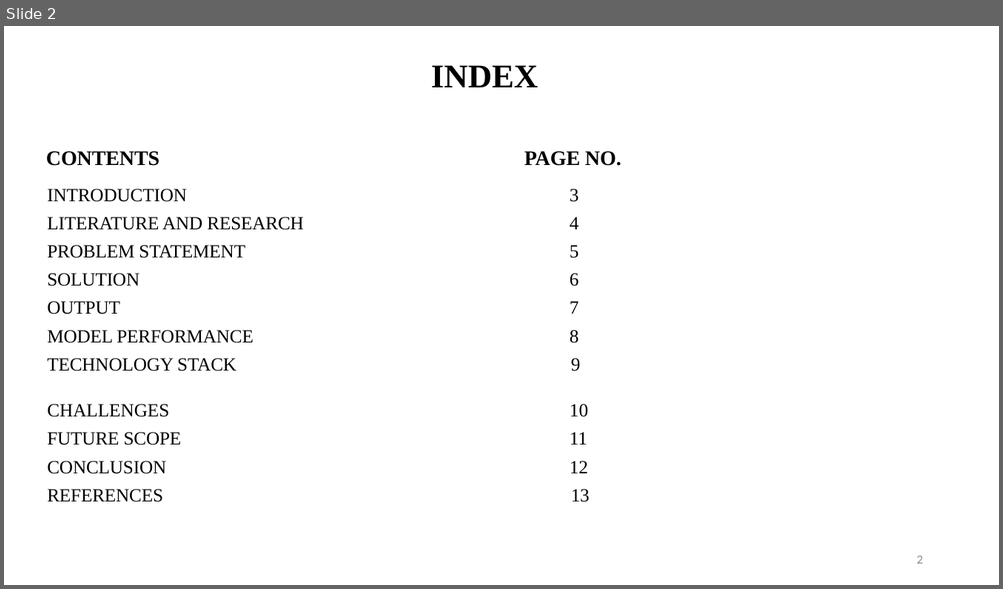
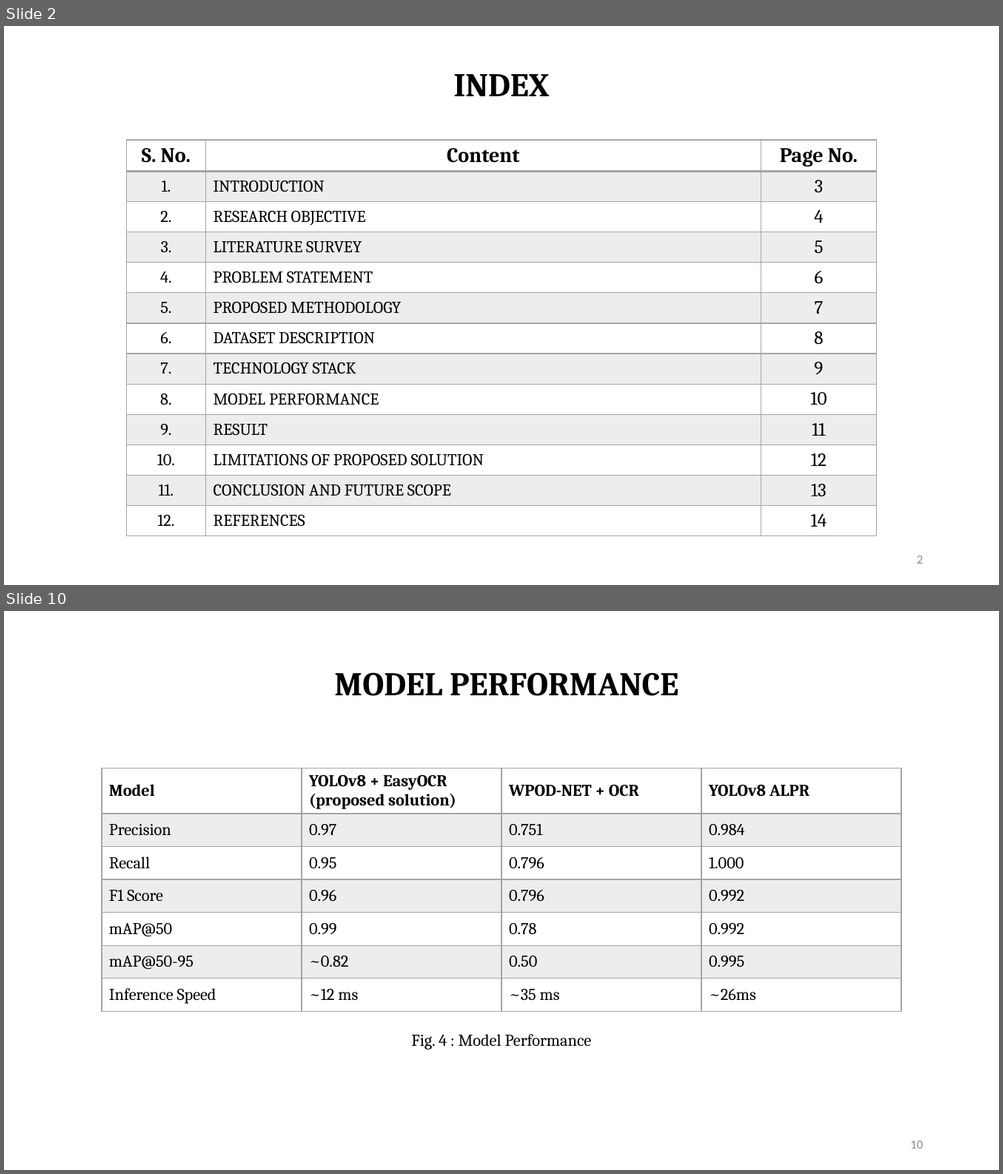
Before and after one commit to aryann-21/ALPR, a slide deck: MAJOR_PPT.pptx. Shown one above the other, each under a label of ours: slide 2 before the commit, slides 2 and 10 after it; the slides between them are not shown. The pictures are 1003x589 and 1003x1174 pixels, drawn with LibreOffice and Linux fonts; fonts in the diff are those of the drawing. Boxes give left, top, right and bottom in pixels: in the first picture for what was removed or moved away, otherwise in the second. Text is boxed around its words. In the diff, an @@ line names an element or a change of style, - is before the commit and + after.

Commit message:
got performance metrics

```diff
--- a/MAJOR_PPT.pptx
+++ b/MAJOR_PPT.pptx
@@ slide 10 added at [4,611,999,1170], background #FFFFFF @@
@@ title added at [334,672,678,696], 32 pt, text #000000, bold @@
+MODEL PERFORMANCE
@@ table added at [102,769,902,1014], 7 rows, 4 columns @@
+Model | YOLOv8 + EasyOCR / (proposed solution) | WPOD-NET + OCR | YOLOv8 ALPR
+Precision | 0.97 | 0.751 | 0.984
+Recall | 0.95 | 0.796 | 1.000
+F1 Score | 0.96 | 0.796 | 0.992
+mAP@50 | 0.99 | 0.78 | 0.992
+mAP@50-95 | ~0.82 | 0.50 | 0.995
+Inference Speed | ~12 ms | ~35 ms | ~26ms
@@ text added at [411,1034,592,1050], 16 pt, text #000000 @@
+Fig. 4 : Model Performance
@@ page number added at [910,1141,922,1149], 12 pt, text #8C8C8C @@
+10
@@ slide 2 changed as well @@
@@ title "INDEX": place and size @@
-title "INDEX" at [431,65,538,87]
+title "INDEX" at [453,74,549,96]
@@ title "INDEX" at [453,74,549,96]: font Times New Roman to Cambria @@
@@ text removed at [46,151,621,503] @@
-CONTENTS PAGE NO.
-INTRODUCTION 3
-LITERATURE AND RESEARCH 4
-PROBLEM STATEMENT 5
-SOLUTION 6
-OUTPUT 7
-MODEL PERFORMANCE 8
-TECHNOLOGY STACK 9
-CHALLENGES 10
-FUTURE SCOPE 11
-CONCLUSION 12
-REFERENCES 13
@@ table added at [126,140,877,538], 13 rows, 3 columns @@
+S. No. | Content | Page No.
+1. | INTRODUCTION | 3
+2. | RESEARCH OBJECTIVE | 4
+3. | LITERATURE SURVEY | 5
+4. | PROBLEM STATEMENT | 6
+5. | PROPOSED METHODOLOGY | 7
+6. | DATASET DESCRIPTION | 8
+7. | TECHNOLOGY STACK | 9
+8. | MODEL PERFORMANCE | 10
+9. | RESULT | 11
+10. | LIMITATIONS OF PROPOSED SOLUTION | 12
+11. | CONCLUSION AND FUTURE SCOPE | 13
+12. | REFERENCES | 14
```
Also in this commit, not shown: 3 other slides changed, 9 other slides added, 9 slides removed, 1 other file.
